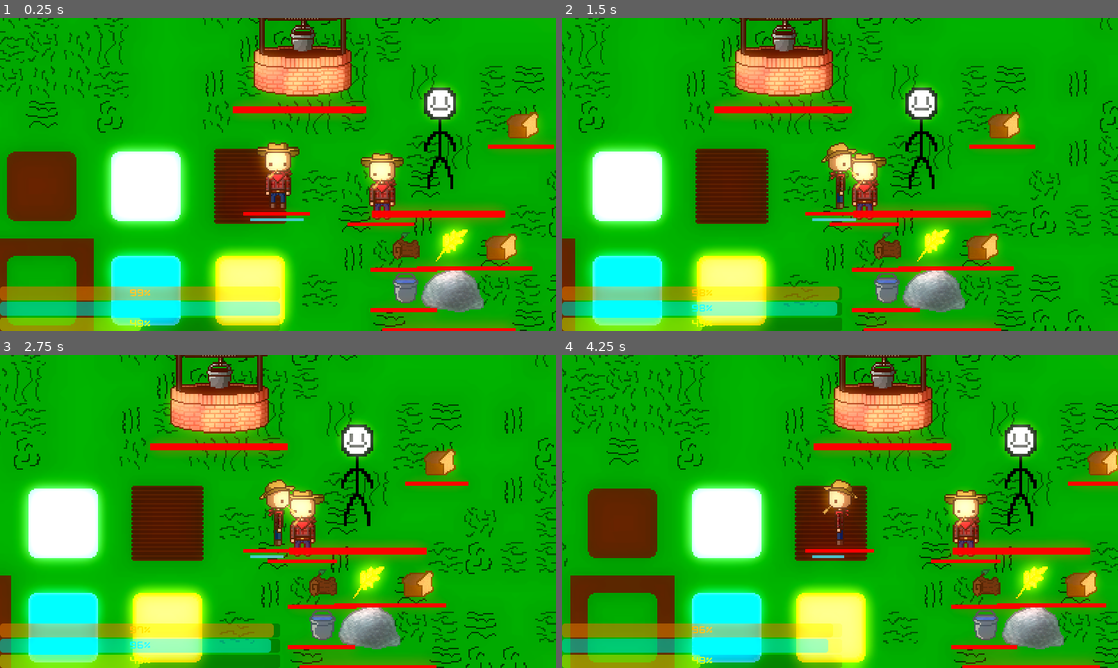
Above: before the commit, frames 1-4 (two rows, left to right).
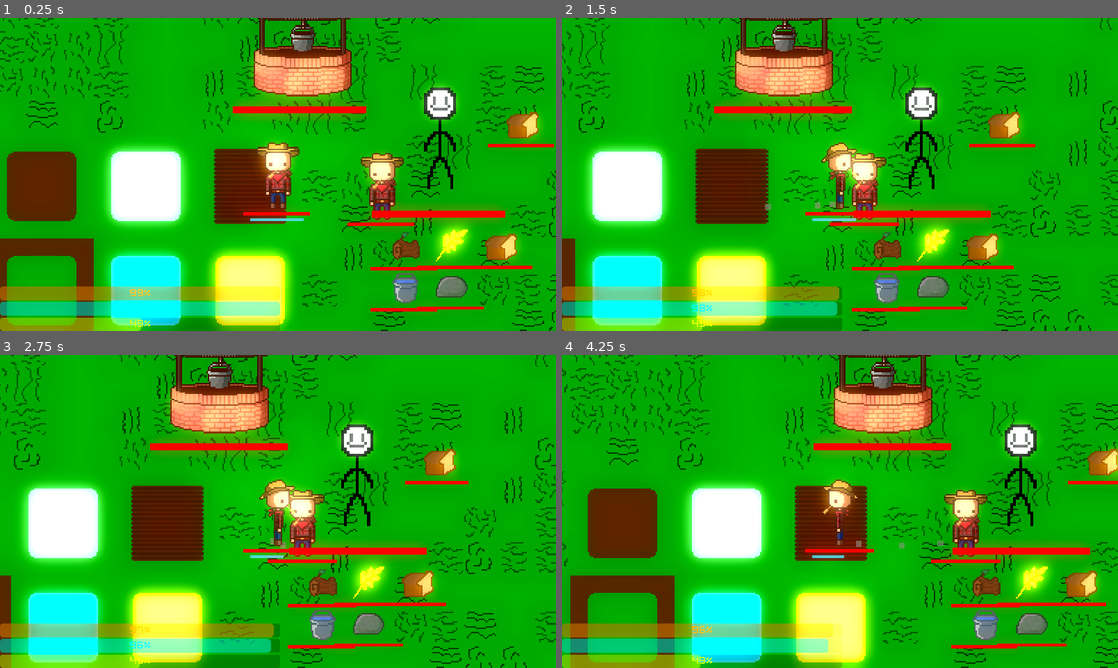
Above: after the commit, the same moments.

Repository: T3rryTim3/mhs-gamedev-02
Game: Godot game, scene res://scenes/Structure/main.tscn
Two runs of this game, one before a commit and one after it. Both use one fixed random seed, a clock stepped at 60 frames per second and the inputs below.
Inputs (mouse positions are in pixels of both pictures, inside the frame that each line leads up to):
- Up to frame 1 (0.25 s): no input
- Up to frame 2 (1.5 s): tap Enter (ui_accept) at 0.5, 0.77 s; move the mouse to (962, 158) at 0.52 s; hold D (move_right) 0.53-1.25 s; hold Shift (sprint) 0.53-1.25 s; click (962, 158) at 0.67 s; tap Q (drop, bound only after the commit) at 0.8 s; drag from (728, 190) to (851, 174) at 1.27 s
- Up to frame 3 (2.75 s): tap Enter (ui_accept) at 2 s; move the mouse to (333, 442) at 2.02 s; hold D (move_right) from 2.03 s (still down); hold Shift (sprint) from 2.03 s (still down); tap E (pickup, bound only after the commit) at 2.1 s
- Up to frame 4 (4.25 s): release D (move_right) at 2.75 s; release Shift (sprint) at 2.75 s; drag from (812, 574) to (673, 464) at 2.77 s; move the mouse to (1006, 558) at 3.52 s; hold A (move_left) from 3.53 s (still down); tap Q (drop, bound only after the commit) at 3.6 s; tap Enter (ui_accept) at 3.77 s; tap E (pickup, bound only after the commit) at 3.8 s

The runs differ from the first frame. In frame 1, 3.2% of the frame differs, in the area x 47-100%, y 31-100%; in frame 2, 3.4%, in the area x 36-86%, y 30-100%; in frame 3, 3.4%; in frame 4, 3.2%.

Commit message:
Added item outline + health vignette

Diff:
--- /dev/null
+++ b/projects/mhsdev-02/Shaders/health_vignette.tres
@@ -0,0 +1,8 @@
+[gd_resource type="ShaderMaterial" load_steps=2 format=3 uid="uid://dmsb6rpprfsss"]
+
+[ext_resource type="Shader" path="res://Shaders/main.gdshader" id="1_4yydu"]
+
+[resource]
+shader = ExtResource("1_4yydu")
+shader_parameter/outerRadius = 1.0
+shader_parameter/MainAlpha = 1.0
--- a/projects/mhsdev-02/Shaders/main.gdshader
+++ b/projects/mhsdev-02/Shaders/main.gdshader
@@ -7,5 +7,5 @@
 	float x = abs(UV.x-.5)*2.0;
 	float y = abs(UV.y-.5)*2.0;
 	float v = pow(sqrt((x*x)+(y*y))/outerRadius, 2);
-	COLOR = vec4(COLOR.r+v*MainAlpha,COLOR.g,COLOR.b,COLOR.a);
+	COLOR = vec4(COLOR.r+v*MainAlpha,COLOR.g-v*MainAlpha,COLOR.b-v*MainAlpha,COLOR.a);
 }
--- /dev/null
+++ b/projects/mhsdev-02/Shaders/white.gdshader
@@ -0,0 +1,69 @@
+shader_type canvas_item;
+render_mode unshaded;
+
+uniform float thickness : hint_range(0.0, 100.0);
+uniform int ring_count : hint_range(1,128) = 16;
+uniform float ring_offset : hint_range(0.0, 1.0, 0.01);
+uniform vec4 outline_color : source_color;
+uniform bool border_clipping_fix = true;
+uniform float aspect_ratio : hint_range(0.1, 10.0, 0.01) = 1.0;
+uniform bool square_border = false;
+uniform vec2 offset;
+uniform bool max_or_add = false;
+
+void vertex(){
+	if (border_clipping_fix){
+		vec2 o = (UV * 2.0 - 1.0);
+		VERTEX += o * thickness - offset;
+		VERTEX.x *= 1.0 + (aspect_ratio-1.0) * (thickness * TEXTURE_PIXEL_SIZE.x) * 2.0;
+	}
+}
+
+vec2 square(float i){ // samples a square pattern
+	i *= 2.0;
+	return (vec2(
+		clamp(abs(mod(i,2.0)-1.0),0.25,0.75),
+		clamp(abs(mod(i+0.5,2.0)-1.0),0.25,0.75)
+		)-0.5)*4.0;
+}
+
+vec4 tex(sampler2D sampler, vec2 uv){
+	vec4 clr;
+	if (uv.x > 0.0 && uv.y > 0.0 && uv.x < 1.0 && uv.y < 1.0){ // bleeding texture sampling fix
+		clr = texture(sampler, uv);
+	}else{clr = vec4(0.0);}
+	return clr;
+}
+
+void fragment(){
+	vec2 o = offset / vec2(textureSize(TEXTURE, 0));
+	vec2 uv = UV;
+	uv -= vec2(0.5);
+	if (border_clipping_fix){
+		uv.x *= 1.0 + (aspect_ratio-1.0) * thickness * TEXTURE_PIXEL_SIZE.x * 2.0;
+		uv *= (1.0 + (thickness * TEXTURE_PIXEL_SIZE * 2.0));
+		uv -= o;
+		}
+	uv += vec2(0.5);
+	vec2 size = vec2(thickness) / vec2(textureSize(TEXTURE, 0));
+
+	vec4 sprite_color = tex(TEXTURE, uv);
+
+	float alpha = sprite_color.a;
+	if (square_border){
+		for(int i=0;i<ring_count;++i){
+			float r = float(i) / float(ring_count) + ring_offset;
+			alpha = max(alpha,texture(TEXTURE, uv + o + size * square(r) * vec2(aspect_ratio,1.0)).a * outline_color.a);}// texture sampling fix is disabled because both with and without give the same result
+	}else{
+		for(int i=0;i<ring_count;++i){
+			float r = float(i) * 3.14159 / float(ring_count) * 2.0 + ring_offset;
+			if (max_or_add){
+				alpha = alpha+tex(TEXTURE, uv + o +  vec2(size.x * sin(r) * aspect_ratio, size.y * cos(r))).a * outline_color.a;
+			}else{
+				alpha = max(alpha,tex(TEXTURE, uv + o +  vec2(size.x * sin(r) * aspect_ratio, size.y * cos(r))).a * outline_color.a);
+			}
+		}
+	}
+    vec3 final_color = mix(outline_color.rgb, sprite_color.rgb, sprite_color.a);
+    COLOR = vec4(final_color, clamp(alpha, 0.0, 1.0));
+}
--- a/projects/mhsdev-02/project.godot
+++ b/projects/mhsdev-02/project.godot
@@ -69,6 +69,16 @@
 "events": [Object(InputEventKey,"resource_local_to_scene":false,"resource_name":"","device":-1,"window_id":0,"alt_press …(195 unchanged characters)…
 ]
 }
+pickup={
+"deadzone": 0.5,
+"events": [Object(InputEventKey,"resource_local_to_scene":false,"resource_name":"","device":-1,"window_id":0,"alt_pressed":false,"shift_pressed":false,"ctrl_pressed":false,"meta_pressed":false,"pressed":false,"keycode":0,"physical_keycode":69,"key_label":0,"unicode":101,"location":0,"echo":false,"script":null)
+]
+}
+drop={
+"deadzone": 0.5,
+"events": [Object(InputEventKey,"resource_local_to_scene":false,"resource_name":"","device":-1,"window_id":0,"alt_pressed":false,"shift_pressed":false,"ctrl_pressed":false,"meta_pressed":false,"pressed":false,"keycode":0,"physical_keycode":81,"key_label":0,"unicode":113,"location":0,"echo":false,"script":null)
+]
+}
 
 [layer_names]
 
--- a/projects/mhsdev-02/scenes/Base/blueprint.gd
+++ b/projects/mhsdev-02/scenes/Base/blueprint.gd
@@ -78,11 +78,12 @@
 	if not completing:
 		cooldown_timer += delta
 		if cooldown_timer > cooldown_limit:
-			_collect()
+			#_collect()
 			cooldown_timer = 0
 
 func _collect():
 	# Collect and filter nearby items
+	print("Called")
 	for k in cost:
 		if spent_resources[k] >= cost[k]:
 			continue
@@ -100,3 +101,10 @@
 func _on_collector_item_reset() -> void:
 	_update_label()
 	_check_completion()
+
+func _on_collector_item_given(item) -> void:
+	print("Fired")
+	for k in cost:
+		if item.id == k and cost[k] - spent_resources[k] > 0:
+			collector.add_item(item)
+			spent_resources[k.id] += 1
--- a/projects/mhsdev-02/scenes/Base/blueprint.tscn
+++ b/projects/mhsdev-02/scenes/Base/blueprint.tscn
@@ -16,7 +16,6 @@
 radius = 17.58
 
 [node name="Blueprint" type="Node2D"]
-z_index = -2
 script = ExtResource("1_kkihv")
 metadata/_edit_horizontal_guides_ = [-150.0]
 
@@ -33,7 +32,6 @@
 theme = SubResource("Theme_42iqc")
 
 [node name="Collector" type="Node2D" parent="." node_paths=PackedStringArray("pickup_area", "pickup_pos_node", "drop_pos_node")]
-z_index = -2
 script = ExtResource("4_3wxl6")
 can_steal = true
 pickup_area = NodePath("PickupRange")
@@ -66,4 +64,5 @@
 color = Color(1, 1, 1, 0)
 
 [connection signal="item_collected" from="Collector" to="." method="_on_collector_item_collected"]
+[connection signal="item_given" from="Collector" to="." method="_on_collector_item_given"]
 [connection signal="item_reset" from="Collector" to="." method="_on_collector_item_reset"]
--- a/projects/mhsdev-02/scenes/Base/item.tscn
+++ b/projects/mhsdev-02/scenes/Base/item.tscn
@@ -1,14 +1,27 @@
-[gd_scene load_steps=4 format=3 uid="uid://ch7yldb47xgpv"]
+[gd_scene load_steps=6 format=3 uid="uid://ch7yldb47xgpv"]
 
 [ext_resource type="Script" path="res://scripts/item.gd" id="1_plafo"]
 [ext_resource type="Texture2D" uid="uid://bn31gxvc4ddqn" path="res://images/items/wheat.png" id="2_5utan"]
+[ext_resource type="Shader" path="res://Shaders/white.gdshader" id="3_hwa6k"]
+
+[sub_resource type="ShaderMaterial" id="ShaderMaterial_28o0k"]
+resource_local_to_scene = true
+shader = ExtResource("3_hwa6k")
+shader_parameter/thickness = 0.0
+shader_parameter/ring_count = 16
+shader_parameter/ring_offset = null
+shader_parameter/outline_color = Color(1, 1, 1, 1)
+shader_parameter/border_clipping_fix = true
+shader_parameter/aspect_ratio = 1.0
+shader_parameter/square_border = true
+shader_parameter/offset = null
+shader_parameter/max_or_add = false
 
 [sub_resource type="RectangleShape2D" id="RectangleShape2D_slsfp"]
 size = Vector2(48, 48)
 
 [node name="Item" type="CharacterBody2D" node_paths=PackedStringArray("sprite")]
 z_index = -2
-scale = Vector2(0.5, 0.5)
 collision_layer = 2
 collision_mask = 4
 script = ExtResource("1_plafo")
@@ -17,7 +30,7 @@
 health_bar_scale = 2.0
 
 [node name="Sprite2D" type="Sprite2D" parent="."]
-scale = Vector2(2, 2)
+material = SubResource("ShaderMaterial_28o0k")
 texture = ExtResource("2_5utan")
 
 [node name="CollisionShape2D" type="CollisionShape2D" parent="."]
--- a/projects/mhsdev-02/scenes/Base/player.tscn
+++ b/projects/mhsdev-02/scenes/Base/player.tscn
@@ -252,6 +252,27 @@
 [sub_resource type="CircleShape2D" id="CircleShape2D_v1t42"]
 radius = 17.58
 
+[sub_resource type="ParticleProcessMaterial" id="ParticleProcessMaterial_2qmqs"]
+particle_flag_disable_z = true
+emission_shape_scale = Vector3(1, 2, 1)
+emission_shape = 3
+emission_box_extents = Vector3(5, 1, 1)
+gravity = Vector3(0, 0, 0)
+scale_min = 4.0
+scale_max = 4.0
+color = Color(0.52, 0.52, 0.52, 0.666667)
+
+[sub_resource type="Gradient" id="Gradient_misnq"]
+offsets = PackedFloat32Array(0, 0.87013)
+colors = PackedColorArray(1, 1, 1, 1, 0, 0, 0, 1)
+
+[sub_resource type="GradientTexture2D" id="GradientTexture2D_jr42c"]
+gradient = SubResource("Gradient_misnq")
+width = 128
+height = 128
+fill = 1
+fill_from = Vector2(0.490826, 0.458716)
+
 [node name="Player" type="CharacterBody2D" node_paths=PackedStringArray("sprite") groups=["player"]]
 z_index = 3
 y_sort_enabled = true
@@ -295,5 +316,16 @@
 [node name="Camera2D" type="Camera2D" parent="."]
 zoom = Vector2(3, 3)
 
-[node name="CPUParticles2D" type="CPUParticles2D" parent="."]
-visible = false
+[node name="GPUParticles2D" type="GPUParticles2D" parent="."]
+z_index = -4
+z_as_relative = false
+position = Vector2(0, 22)
+amount = 4
+process_material = SubResource("ParticleProcessMaterial_2qmqs")
+
+[node name="PointLight2D" type="PointLight2D" parent="."]
+energy = 0.1
+texture = SubResource("GradientTexture2D_jr42c")
+
+[connection signal="body_entered" from="Collector/PickupRange" to="." method="_on_pickup_range_body_entered"]
+[connection signal="body_exited" from="Collector/PickupRange" to="." method="_on_pickup_range_body_exited"]
--- a/projects/mhsdev-02/scenes/Structure/main.tscn
+++ b/projects/mhsdev-02/scenes/Structure/main.tscn
@@ -1,13 +1,8 @@
-[gd_scene load_steps=5 format=3 uid="uid://cec63m3q1fajg"]
+[gd_scene load_steps=4 format=3 uid="uid://cec63m3q1fajg"]
 
 [ext_resource type="PackedScene" uid="uid://ccpoqb2roaltc" path="res://scenes/Testing/dev_console.tscn" id="1_vl0ib"]
 [ext_resource type="PackedScene" uid="uid://c1g832odaaalg" path="res://scenes/Testing/phystest.tscn" id="1_yr86s"]
-[ext_resource type="Shader" path="res://Shaders/main.gdshader" id="2_bl8pg"]
-
-[sub_resource type="ShaderMaterial" id="ShaderMaterial_rybio"]
-shader = ExtResource("2_bl8pg")
-shader_parameter/outerRadius = 5.0
-shader_parameter/MainAlpha = 0.629
+[ext_resource type="Material" uid="uid://dmsb6rpprfsss" path="res://Shaders/health_vignette.tres" id="2_t81tu"]
 
 [node name="Main" type="Node2D"]
 
@@ -15,7 +10,7 @@
 visible = false
 
 [node name="SubViewportContainer" type="SubViewportContainer" parent="."]
-material = SubResource("ShaderMaterial_rybio")
+material = ExtResource("2_t81tu")
 offset_right = 40.0
 offset_bottom = 40.0
 
--- a/projects/mhsdev-02/scripts/collector.gd
+++ b/projects/mhsdev-02/scripts/collector.gd
@@ -8,6 +8,9 @@
 
 ## Fires when an item's stats are wiped / when an item is removed
 signal item_reset
+
+## Fires when a collector drops an item into this one.
+signal item_given
 
 ## Collector visual preload
 @onready var display_scn = preload("res://scenes/Base/collector_display.tscn")
@@ -237,7 +240,7 @@
 
 	# Reparent item to root
 	remove_child(item)
-	_get_level().add_child(item)
+	_get_level().call_deferred("add_child", item)
 
 	# Reset position back
 	item.global_position = glob_pos
@@ -247,9 +250,16 @@
 		return null
 	return current_resources[-1]
 
-func item_entered(_item:Item): ## Called by other collectors when an item is dropped nearby
+func item_entered(item:Item): ## Called by other collectors when an item is dropped nearby
+
+	# Fire signal for custom pickup functionality
+	item_given.emit(item)
+
+	# Auto collect
 	if auto_collect:
-		add_nearest_item()
+		if item.get_parent() is Collector:
+			item.get_parent().reset_item_stats(item)
+		add_item(item)
 
 func drop_item() -> void: ## Drop the topmost item.
 	# Validate request
@@ -266,9 +276,11 @@
 
 	var item:Item = current_resources[-1] # Get topmost item
 
-	_reparent_item(item)
-
-	# ...Unless there's a collector
+	# Drop item or give it to an overlapping collector
 	if near_collector:
 		item.global_position = near_collector.get_parent().pickup_pos_node.global_position
 		near_collector.get_parent().item_entered(item)
+		if item.get_parent() == self: # If the collector did not accept the item
+			_reparent_item(item)
+	else:
+		_reparent_item(item)
--- a/projects/mhsdev-02/scripts/item.gd
+++ b/projects/mhsdev-02/scripts/item.gd
@@ -36,6 +36,12 @@
 	$Sprite2D.texture = image
 	super()
 
+func enable_outline() -> void:
+	sprite.material.set("shader_parameter/thickness", 0.7)
+
+func disable_outline() -> void:
+	sprite.material.set("shader_parameter/thickness", 0)
+
 func _process(delta: float) -> void:
 	super(delta)
 	_update_health(health - (decay_rate * collector_decay_coef) * delta)
--- a/projects/mhsdev-02/scripts/level.gd
+++ b/projects/mhsdev-02/scripts/level.gd
@@ -10,8 +10,21 @@
 ## Current player
 @export var player:Player
 
+## Health vignette
+@onready var vignette_shader = load("res://Shaders/health_vignette.tres")
+
 func _ready():
 	stations.child_order_changed.connect(update_station_stats)
+
+func _process(_delta) -> void:
+	var health_perc = player.health / player.max_health
+	if health_perc < 0.4:
+		vignette_shader.set_shader_parameter("MainAlpha", 1-(health_perc+0.6))
+		vignette_shader.set_shader_parameter("OuterRadius", (5-(health_perc+0.6)*5)/2 + 0.01)
+	else:
+		vignette_shader.set_shader_parameter("MainAlpha", 0)
+		vignette_shader.set_shader_parameter("OuterRadius", 5)
+
 
 func _get_station_count(type:StationData.Stations) -> int: ## Gets the number of 'type' stations
 	var count:int = 0
@@ -27,5 +40,5 @@
 		var strength = 1 + _get_station_count(StationData.Stations.STRENGTH_TOTEM)
 		player.update_collector_stack_lim(strength)
 
-func player_stat_update(player:Player, delta:float): ## "Weather" of the level; update player stats (temp)
+func player_stat_update(_player:Player, delta:float): ## "Weather" of the level; update player stats (temp)
 	player.state.temp.val -= 0.4 * delta
--- a/projects/mhsdev-02/scripts/player.gd
+++ b/projects/mhsdev-02/scripts/player.gd
@@ -6,6 +6,13 @@
 
 var blueprint_hover = preload("res://scenes/Base/blueprint_hover.tscn")
 
+enum ThirstLevel {
+	NONE,
+	LOW,
+	MEDIUM,
+	HIGH
+}
+
 ## Area2D that the camera is restricted to
 @export var camera_limit:CollisionShape2D
 
@@ -40,7 +47,25 @@
 var sprinting:bool = false
 
 ## Current sprint cooldown value (Before stamina recovery)
-var current_sprint_cooldown:float = 0
+var current_sprint_cooldown:float = 0.0
+
+## Time until next hunger damage tick
+var hunger_tick:float = 1.5
+
+## Damage per hunger tick
+var hunger_damage:float = 1
+
+var hunger_tick_max:float
+
+func _get_thirst_level() -> ThirstLevel:
+	var perc = state.thirst.val / state.thirst.max
+	if perc <= 0.5:
+		return ThirstLevel.NONE
+	elif perc <= 0.3:
+		return ThirstLevel.LOW
+	elif perc <= 0.1:
+		return ThirstLevel.MEDIUM
+	return ThirstLevel.HIGH
 
 func _update_stats(delta:float): # Updates the player's stats with respect to time
 	_get_level().player_stat_update(self, delta) # Apply level effects
@@ -57,6 +82,8 @@
 			state.stamina.val += stamina_gain * delta
 	else:
 		current_sprint_cooldown -= delta
+
+	# Set
 
 func _ready():
 	super()
@@ -81,6 +108,8 @@
 		stamina_bar.size_scale = health_bar_scale * 0.8
 
 		stamina_bar.texture_progress = load("res://scenes/Base/stamina_progress.tres")
+
+		hunger_tick_max = hunger_tick
 
 		add_child(stamina_bar)
 
@@ -148,6 +177,12 @@
 		collector.z_index = 1
 		collector.position.y -= 8
 
+	# Footsteps
+	if velocity != Vector2.ZERO:
+		$GPUParticles2D.emitting = true
+	else:
+		$GPUParticles2D.emitting = false
+
 func _process(delta) -> void:
 	super(delta)
 
@@ -170,6 +205,23 @@
 	else:
 		stamina_show_delta = 0.1
 
+	if self.state.hunger.val <= 0:
+		if hunger_tick <= 0:
+			damage(hunger_damage)
+			hunger_tick = hunger_tick_max
+		hunger_tick -= delta
+
+	# Item hover
+	highlight_nearest()
+
+	# Input
+	if Input.is_action_just_pressed("pickup"):
+		if not collector.add_nearest_item():
+			collector.drop_item()
+
+	elif Input.is_action_just_pressed("drop"):
+		collector.drop_item()
+
 	_update_stats(delta)
 
 func _use(): # Use the topmost held item
@@ -182,11 +234,6 @@
 	if event is InputEventKey:
 		if event.pressed:
 			match event.keycode:
-				KEY_E:
-					if not collector.add_nearest_item():
-						collector.drop_item()
-				KEY_Q:
-					collector.drop_item()
 				KEY_B:
 					if current_blueprint:
 						stop_blueprint()
@@ -233,3 +280,33 @@
 	current_blueprint.queue_free()
 	current_blueprint = null
 	station_shader.set_shader_parameter("active", false)
+
+func highlight_nearest(): ## Highlight the nearest item
+	var nearest:Item
+	var nearest_distance:float = INF
+
+	# Loop through items
+	for x in collector.pickup_area.get_overlapping_bodies():
+		var distance = global_position.distance_to(x.global_position)
+
+		if x is Item and distance < nearest_distance:
+
+			# Update if its the closest
+			if not (x.get_parent() is Collector):
+				if nearest:
+					nearest.disable_outline()
+				nearest = x
+				nearest_distance = distance
+
+		elif x is Item:
+			x.disable_outline()
+
+	if nearest:
+		if len(collector.current_resources) < collector.stack_limit:
+			nearest.enable_outline()
+		else:
+			nearest.disable_outline()
+
+func _on_pickup_range_body_exited(body: Node2D) -> void:
+	if body is Item:
+		body.disable_outline()
Binary file changed: projects/mhsdev-02/images/items/rock.png
Not shown: 1 places in projects/mhsdev-02/scenes/Base/player.tscn that only renumber resources
Not shown: 1 places in projects/mhsdev-02/scenes/Stations/oven.tscn that only renumber resources
